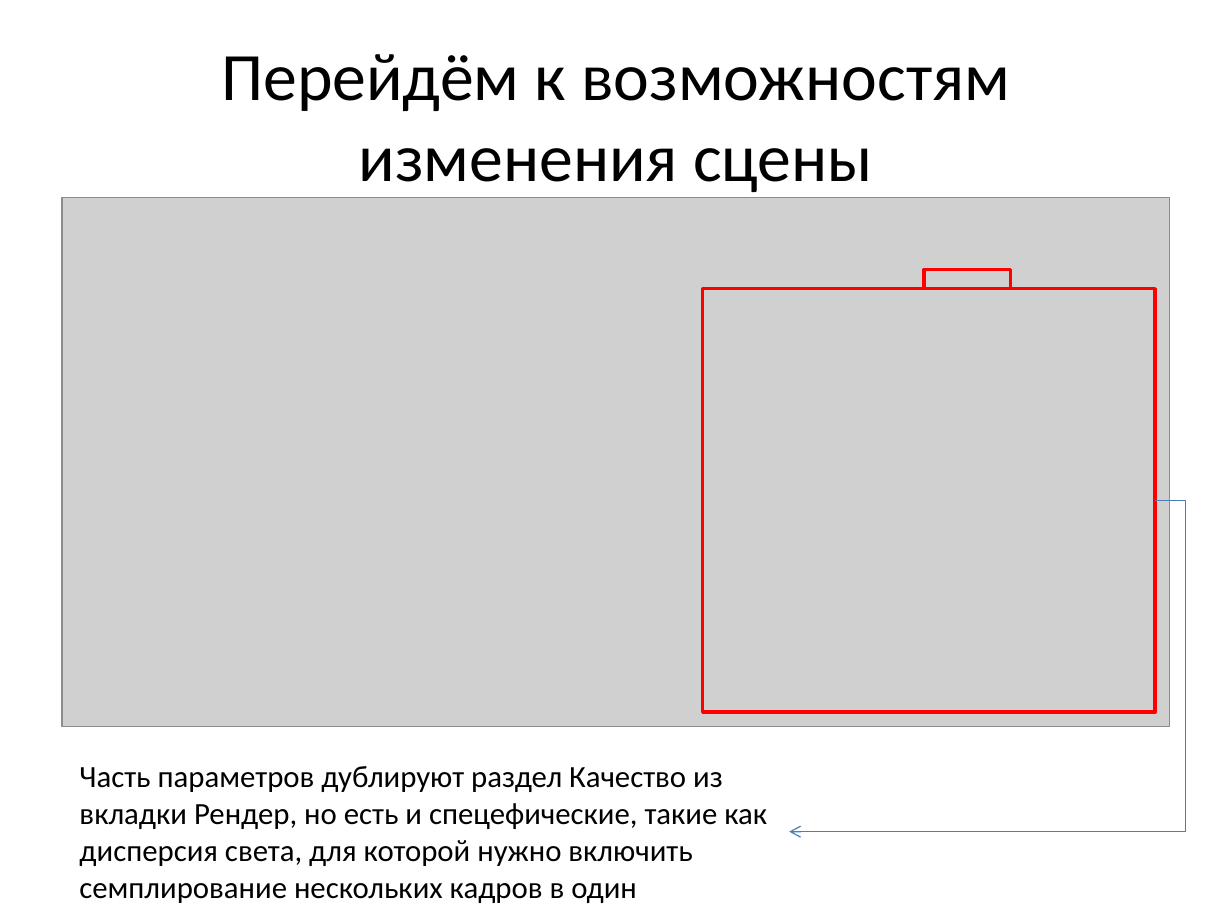
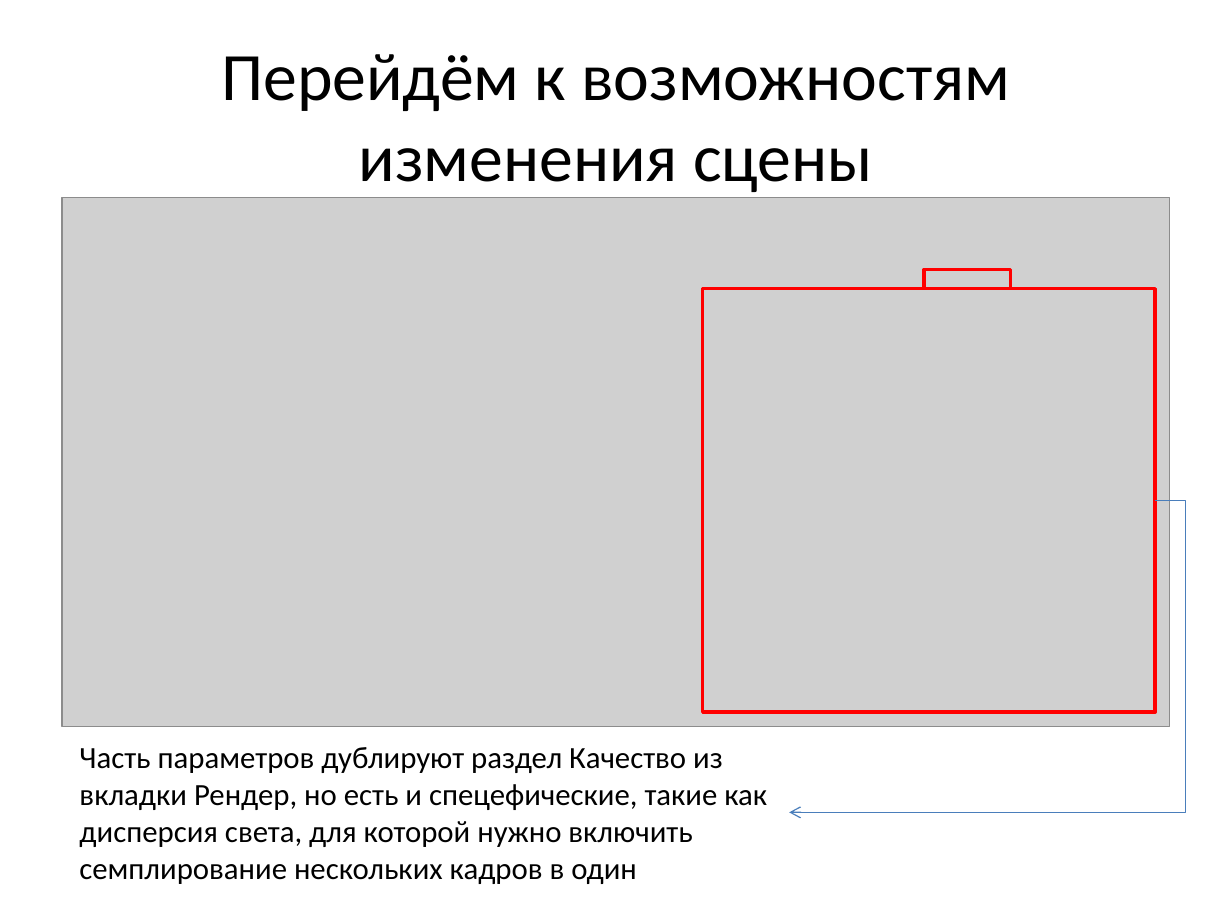
Before and after one commit to lomovoyPlayer/SDForge, a slide deck: slide 23 of SDForge/docs/SDForge Презентация.pptx. Drawn at 1232x924 pixels with LibreOffice and Linux fonts; fonts in the diff are those of the drawing; grey boxes stand for pictures. Boxes give left, top, right and bottom in pixels: in the first picture for what was removed or moved away, otherwise in the second. Text is boxed around its words. In the diff, an @@ line names an element or a change of style, - is before the commit and + after.

```diff
--- a/SDForge/docs/SDForge Презентация.pptx
+++ b/SDForge/docs/SDForge Презентация.pptx
@@ elbow arrow moved from (1156, 500) - (790, 832) to (1156, 500) - (790, 812) @@
@@ text "Часть параметров дублируют раздел Качество ..." moved from (x1=79, y1=766, x2=767, y2=903) to (x1=79, y1=747, x2=767, y2=884) @@
```
Also in this commit, not shown: 11 other slides changed, 10 other files.
